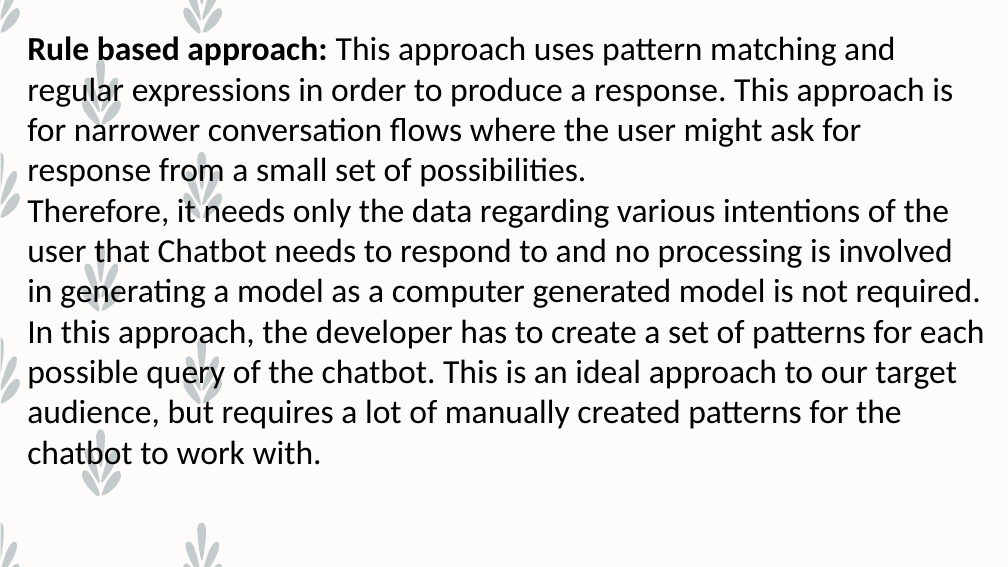
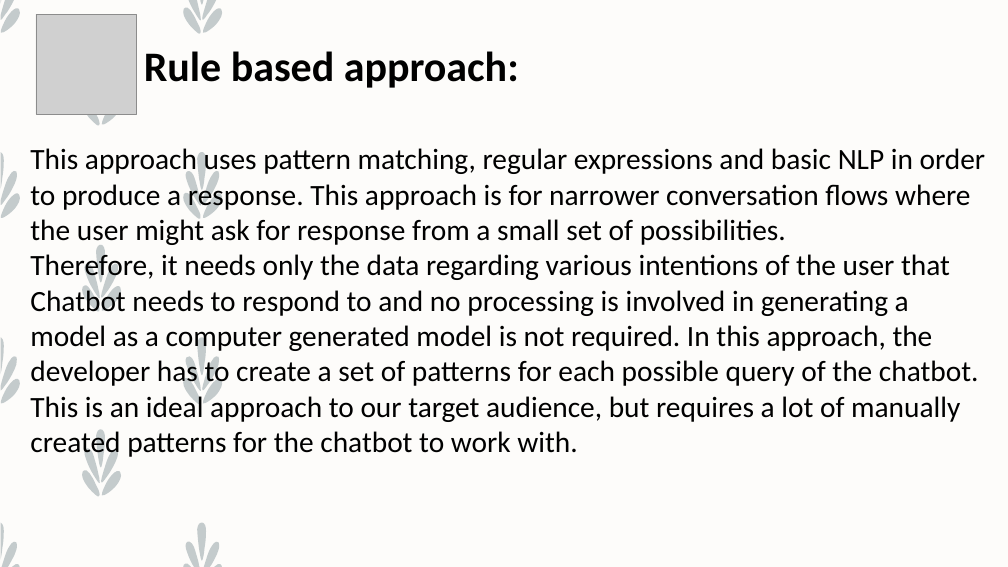
Before and after one commit to Graviton5/Minor-Project, a slide deck: slide 5 of Chatbot/Presentation Data/Final Presentation.pptx. Drawn at 1008x567 pixels with LibreOffice and Linux fonts; fonts in the diff are those of the drawing; grey boxes stand for pictures. Boxes give left, top, right and bottom in pixels: in the first picture for what was removed or moved away, otherwise in the second. Text is boxed around its words. In the diff, an @@ line names an element or a change of style, - is before the commit and + after.

```diff
--- a/Chatbot/Presentation Data/Final Presentation.pptx
+++ b/Chatbot/Presentation Data/Final Presentation.pptx
@@ picture added at [36,14,136,115] @@
@@ text "Rule based approach:": place and size @@
-text "Rule based approach:" at [27,36,985,472]
+text "Rule based approach:" at [30,51,986,459]
@@ text at [30,51,986,248]: text changed; size 32 to 28 pt @@
-Rule based approach: This approach uses pattern matching and regular expressions in order to produce a response. This approach is for narrower conversation flows where the user might ask for response from a small set of possibilities.
+Rule based approach:
+This approach uses pattern matching, regular expressions and basic NLP in order to produce a response. This approach is for narrower conversation flows where the user might ask for response from a small set of possibilities.
@@ text at [30,251,979,459]: size 32 to 28 pt in "Therefore, it needs only the data regarding ..." @@
```
Also in this commit, not shown: 8 other slides changed, 1 slide added, 1 slide removed, 1 other file.
